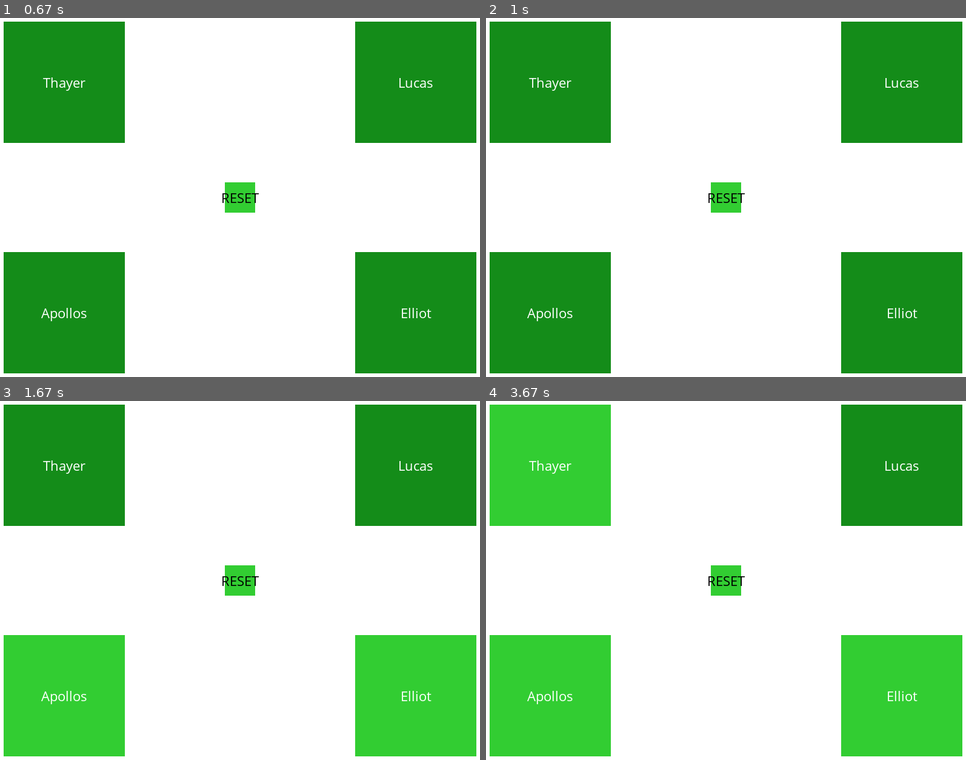
Above: before the commit, frames 1-4 (two rows, left to right).
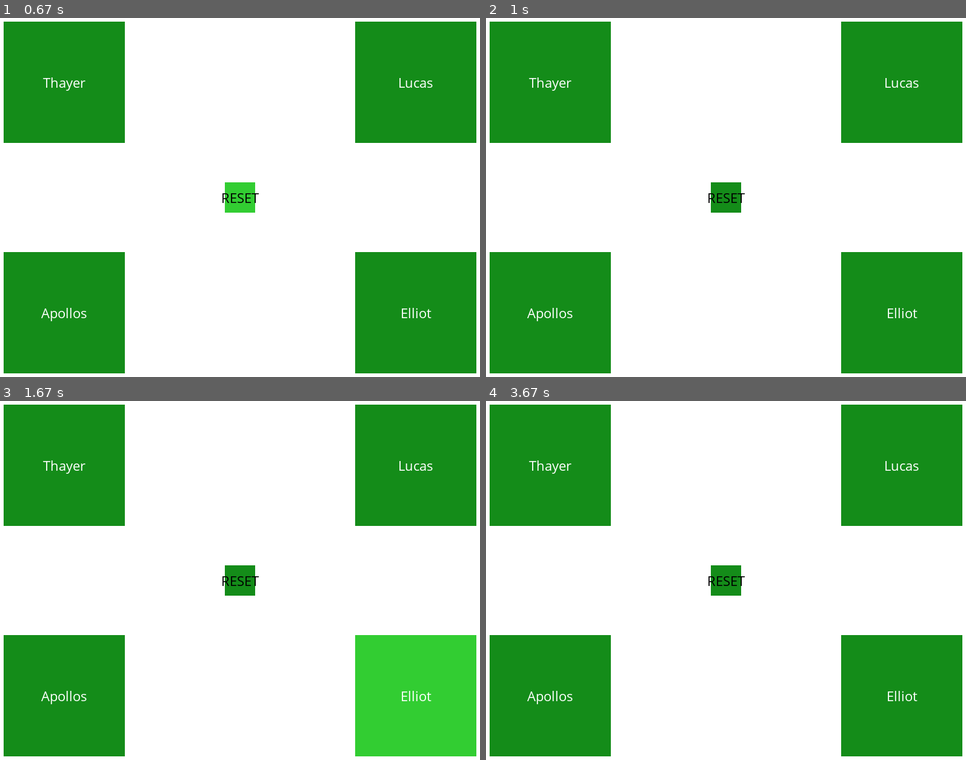
Above: after the commit, the same moments.

Repository: YangTh599/liar-bar-2
Game: pygame game, started from main.py
Same seed, same stepped clock (60 frames per second), same inputs: the game is played once before the commit and once after it.
Inputs (mouse positions are in pixels of both pictures, inside the frame that each line leads up to):
- Up to frame 1 (0.67 s): click (240, 197) at 0.38 s
- Up to frame 2 (1 s): click (730, 222) at 0.72 s
- Up to frame 3 (1.67 s): click (91, 666) at 1.05 s; click (417, 709) at 1.38 s
- Up to frame 4 (3.67 s): click (735, 458) at 1.72 s; click (908, 716) at 2.55 s; click (658, 505) at 2.88 s; click (543, 501) at 3.22 s; click (874, 573) at 3.55 s

Frame 1 is identical in both runs. In frame 2, 0.5% of the frame differs, in the area x 46-54%, y 45-55%; in frame 3, 8.9%; in frame 4, 26%, in the area x 0-100%, y 1-99%.

Commit message:
fixed hover, added new sounds

Diff:
--- a/classes_and_objects/boxes.py
+++ b/classes_and_objects/boxes.py
@@ -153,7 +153,7 @@
         if self.rect.collidepoint(mouse_pos):
             self.change_rect_color(self.hover_color)
         else:
-            self.change_rect_color(self.rect_color)
+            self.change_rect_color(self.not_hover_color)
 
     def check_clicked(self):
         mouse_pos = pygame.mouse.get_pos()
--- a/main.py
+++ b/main.py
@@ -51,6 +51,7 @@
                     buttons[0].change_not_hover_color(COMMUNIST_RED)
                     buttons[0].change_hover_color(REPUBLICAN_RED)
                     sounds[1].play()
+                    sounds[4].play()
                 else:
                     sounds[0].play()
             if buttons[1].check_clicked():
@@ -60,6 +61,7 @@
                     buttons[1].change_not_hover_color(COMMUNIST_RED)
                     buttons[1].change_hover_color(REPUBLICAN_RED)
                     sounds[1].play()
+                    sounds[5].play()
                 else:
                     sounds[0].play()
             if buttons[2].check_clicked():
@@ -69,6 +71,7 @@
                     buttons[2].change_not_hover_color(COMMUNIST_RED)
                     buttons[2].change_hover_color(REPUBLICAN_RED)
                     sounds[1].play()
+                    sounds[3].play()
                 else:
                     sounds[0].play()
             if buttons[3].check_clicked():
@@ -78,6 +81,7 @@
                     buttons[3].change_not_hover_color(COMMUNIST_RED)
                     buttons[3].change_hover_color(REPUBLICAN_RED)
                     sounds[1].play()
+                    sounds[3].play()
                 else:
                     sounds[0].play()
 
@@ -85,6 +89,7 @@
 
                 for pew in liars.pews:
                     pew.reset()
+                    sounds[2].play()
 
                 for button in buttons:
                     button.change_not_hover_color(THAYER_GREEN)
@@ -127,8 +132,12 @@
 
     pew_safe = pygame.mixer.Sound("sounds/click.mp3")
     pew_bang = pygame.mixer.Sound("sounds/vine-boom.mp3")
+    lockednloaded = pygame.mixer.Sound("sounds/Legacy_locknload.ogg")
+    enemydown = pygame.mixer.Sound("sounds/Legacy_enemydown.ogg")
+    spy1 = pygame.mixer.Sound("sounds/spy1.mp3")
+    spy2 = pygame.mixer.Sound("sounds/spy2.mp3")
 
-    sounds = [pew_safe, pew_bang]
+    sounds = [pew_safe, pew_bang, lockednloaded,enemydown,spy1,spy2]
 
     # ADD ALL OBJECTS/CLASSES ABOVE HERE
     run = True
Not shown, added: sounds/Legacy_enemydown.ogg
Not shown, added: sounds/Legacy_locknload.ogg
Not shown, added: sounds/spy1.mp3
Not shown, added: sounds/spy2.mp3
